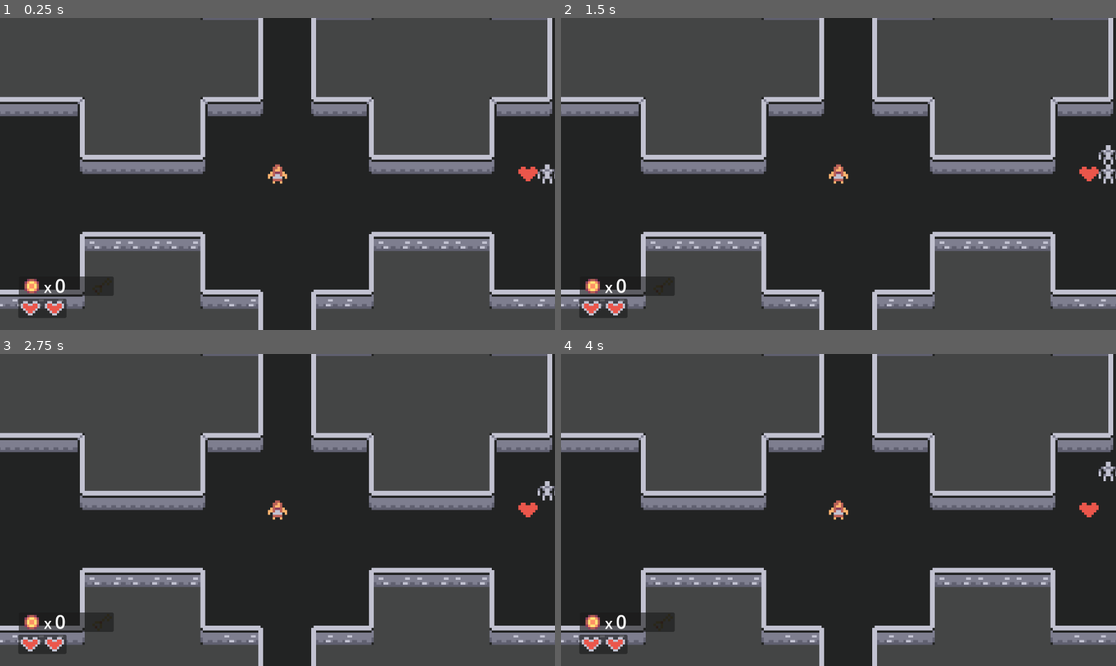
Above: before the commit, frames 1-4 (two rows, left to right).
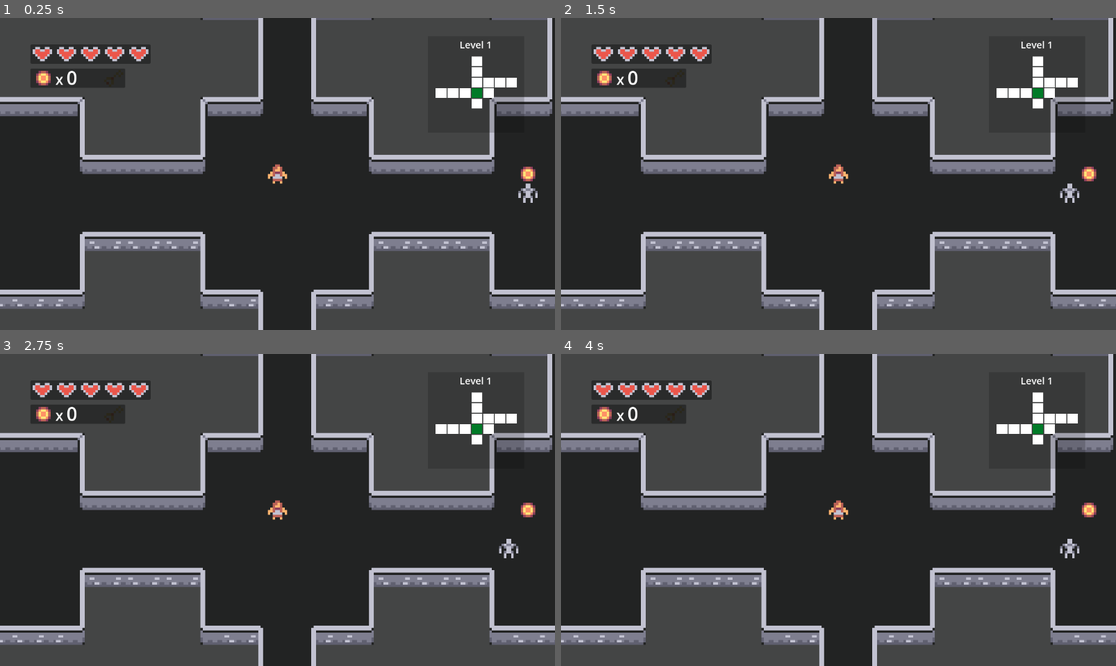
Above: after the commit, the same moments.

Repository: AyaPK/godot-roguelike
Game: Godot game, scene res://scenes/world.tscn
Same seed, same stepped clock (60 frames per second), same inputs: the game is played once before the commit and once after it.
Inputs:
- Up to frame 1 (0.25 s): no input
- Up to frame 2 (1.5 s): tap Enter at 0.5 s; hold Right (atk_right) 0.53-1.28 s; tap Space at 1.25 s; hold Down (atk_down) from 1.28 s (still down)
- Up to frame 3 (2.75 s): tap Enter at 2 s; release Down (atk_down) at 2.03 s; hold Right (atk_right) from 2.03 s (still down)
- Up to frame 4 (4 s): tap Space at 2.75 s; release Right (atk_right) at 2.78 s; hold Up (atk_up) 2.78-3.53 s; tap Enter at 3.5 s; hold Left (atk_left) from 3.53 s (still down)

The runs differ from the first frame. In frame 1, 4.9% of the frame differs, in the area x 3-100%, y 7-96%; in frame 2, 5.0%; in frame 3, 4.9%; in frame 4, 4.9%.

Commit message:
Add minimap

Diff:
--- a/globals/PlayerData.gd
+++ b/globals/PlayerData.gd
@@ -1,6 +1,6 @@
 extends Node
 
-var max_health: int = 4
+var max_health: int = 10
 var health: int = max_health
 var coins: int = 0
 var level: int = 1
--- a/scenes/UI.tscn
+++ b/scenes/UI.tscn
@@ -1,9 +1,12 @@
-[gd_scene load_steps=5 format=3 uid="uid://dkxy7mooincbg"]
+[gd_scene load_steps=6 format=3 uid="uid://dkxy7mooincbg"]
 
 [ext_resource type="Script" uid="uid://bu7pwrc3q2ei8" path="res://scripts/ui.gd" id="1_ua6yw"]
 [ext_resource type="PackedScene" uid="uid://cfxmjacxg3s28" path="res://scenes/ui_heart.tscn" id="2_75u2n"]
 [ext_resource type="Texture2D" uid="uid://c0iw6bmcbhanj" path="res://assets/art/coin.png" id="2_ua6yw"]
 [ext_resource type="Texture2D" uid="uid://b0yvom1hk0rbm" path="res://assets/art/key.png" id="3_75u2n"]
+
+[sub_resource type="StyleBoxFlat" id="StyleBoxFlat_ua6yw"]
+bg_color = Color(0, 0, 0, 0.176471)
 
 [node name="ui" type="CanvasLayer"]
 script = ExtResource("1_ua6yw")
@@ -12,19 +15,20 @@
 anchors_preset = 2
 anchor_top = 1.0
 anchor_bottom = 1.0
-offset_left = 38.0
-offset_top = -65.0
-offset_right = 238.0
-offset_bottom = -25.0
+offset_left = 63.0
+offset_top = -593.0
+offset_right = 263.0
+offset_bottom = -553.0
 grow_vertical = 0
 
 [node name="Heart 1" parent="HealthBar" instance=ExtResource("2_75u2n")]
+position = Vector2(27, 19)
 
 [node name="statbar" type="Panel" parent="."]
-offset_left = 39.0
-offset_top = 537.0
-offset_right = 236.0
-offset_bottom = 577.0
+offset_left = 63.0
+offset_top = 105.0
+offset_right = 260.0
+offset_bottom = 145.0
 
 [node name="coin" type="Sprite2D" parent="statbar"]
 position = Vector2(27, 20)
@@ -54,3 +58,30 @@
 position = Vector2(173, 18)
 scale = Vector2(5, 5)
 texture = ExtResource("3_75u2n")
+
+[node name="minimap" type="Panel" parent="."]
+custom_minimum_size = Vector2(200, 200)
+offset_left = 888.0
+offset_top = 38.0
+offset_right = 1088.0
+offset_bottom = 238.0
+theme_override_styles/panel = SubResource("StyleBoxFlat_ua6yw")
+
+[node name="GridContainer" type="GridContainer" parent="minimap"]
+layout_mode = 0
+offset_left = 16.0
+offset_top = 42.0
+offset_right = 185.0
+offset_bottom = 193.0
+theme_override_constants/h_separation = 2
+theme_override_constants/v_separation = 2
+columns = 6
+
+[node name="leveltext" type="Label" parent="minimap"]
+layout_mode = 0
+offset_left = 66.0
+offset_top = 3.0
+offset_right = 133.0
+offset_bottom = 31.0
+theme_override_font_sizes/font_size = 20
+text = "Level 1"
--- /dev/null
+++ b/scenes/mini_map_grid.tscn
@@ -0,0 +1,13 @@
+[gd_scene load_steps=3 format=3 uid="uid://bf6355k67olcq"]
+
+[ext_resource type="Script" uid="uid://d4g2kpkplue8k" path="res://scripts/mini_map_grid.gd" id="1_wiiw2"]
+
+[sub_resource type="StyleBoxFlat" id="StyleBoxFlat_75u2n"]
+bg_color = Color(1, 1, 1, 1)
+
+[node name="MiniMapGrid" type="Panel"]
+custom_minimum_size = Vector2(20, 20)
+size_flags_horizontal = 3
+size_flags_vertical = 3
+theme_override_styles/panel = SubResource("StyleBoxFlat_75u2n")
+script = ExtResource("1_wiiw2")
--- a/scenes/world.tscn
+++ b/scenes/world.tscn
@@ -21,6 +21,7 @@
 enemy_spawn_chance = 0.8
 coin_spawn_chance = 0.4
 heart_spawn_chance = 0.3
+max_enemies = 2
 max_coins = 2
 max_hearts = 2
 
--- a/scripts/generation.gd
+++ b/scripts/generation.gd
@@ -1,4 +1,4 @@
-extends Node
+class_name Generator extends Node
 
 @onready var room_scene: PackedScene = load("res://scenes/room.tscn")
 
@@ -8,6 +8,7 @@
 var room_counter: int = 0
 var rooms_instantiated = false
 var first_room_pos: Vector2
+
 var map: Array
 var room_nodes: Array
 
--- /dev/null
+++ b/scripts/mini_map_grid.gd
@@ -0,0 +1,4 @@
+class_name MinimapPanel extends Panel
+
+var pos: Vector2i
+var is_room: bool
--- a/scripts/ui.gd
+++ b/scripts/ui.gd
@@ -1,15 +1,18 @@
 extends CanvasLayer
 
 @onready var player: Player = get_tree().get_first_node_in_group("Player")
-@onready var generation: Node = $"../Generation"
+@onready var generation: Generator = $"../Generation"
+
+@onready var grid: PackedScene = load("res://scenes/mini_map_grid.tscn")
 
 func _ready() -> void:
 	update_health_bar()
 	PlayerData.health_changed.connect(update_health_bar)
+	generate_minimap()
 
 func _process(_delta: float) -> void:
 	$statbar/coincount.text = str(PlayerData.coins)
-
+	update_minimap()
 	if player.has_key:
 		$statbar/key.modulate = "ffffff"
 	else:
@@ -39,3 +42,26 @@
 		var heart = heart_container.get_child(i)
 		var heart_health = clamp(health - (i * 2), 0, 2)
 		heart.frame = heart_health
+
+func generate_minimap() -> void:
+	$minimap/GridContainer.columns = generation.map_width
+	for i in range(generation.map_height):
+		for j in range(generation.map_width):
+			var panel = grid.instantiate()
+			if generation.map[j][i] == false:
+				panel.modulate = Color(1, 1, 1, 0)  # Transparent
+			else:
+				panel.is_room = true
+			panel.pos = Vector2i(j, i)
+			$minimap/GridContainer.add_child(panel)
+
+func update_minimap() -> void:
+	$minimap/leveltext.text = "Level "+str(PlayerData.level)
+
+	var pos: Vector2i = (player.global_position / 600)
+	var panels: Array = $minimap/GridContainer.get_children()
+	for panel: MinimapPanel in panels:
+		if panel.is_room:
+			panel.modulate = "ffffff"
+		if panel.pos == pos:
+			panel.modulate = "007a27"
Not shown, added: scripts/mini_map_grid.gd.uid
